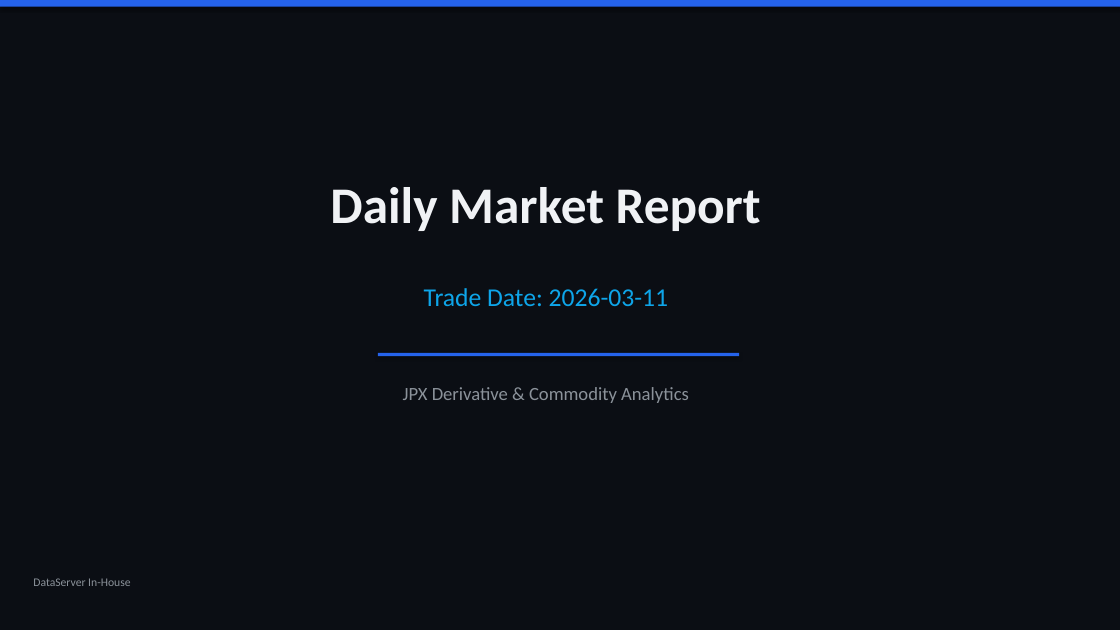
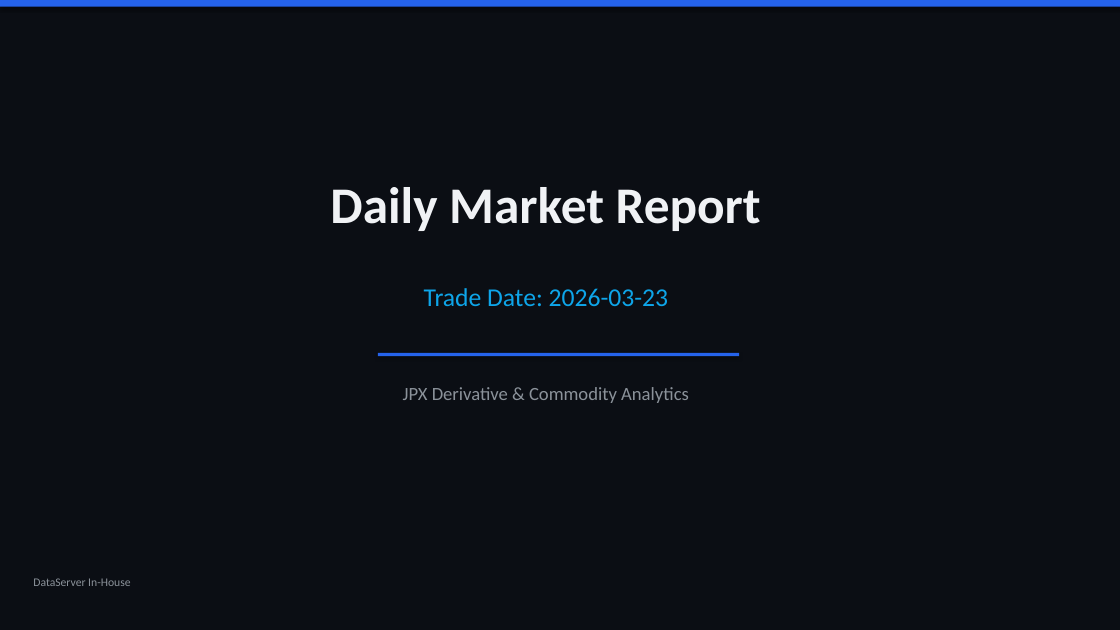
Before and after one commit to hozaki45/DataServerInhouse, a slide deck: slide 1 of docs/chartpack/latest.pptx. Drawn at 1120x630 pixels with LibreOffice and Linux fonts; fonts in the diff are those of the drawing. Boxes give left, top, right and bottom in pixels: in the first picture for what was removed or moved away, otherwise in the second. Text is boxed around its words. In the diff, an @@ line names an element or a change of style, - is before the commit and + after.

```diff
--- a/docs/chartpack/latest.pptx
+++ b/docs/chartpack/latest.pptx
@@ text at (x1=424, y1=288, x2=668, y2=306): text changed @@
-Trade Date: 2026-03-11
+Trade Date: 2026-03-23
```
Also in this commit, not shown: 5 other slides changed, 5 other files.
